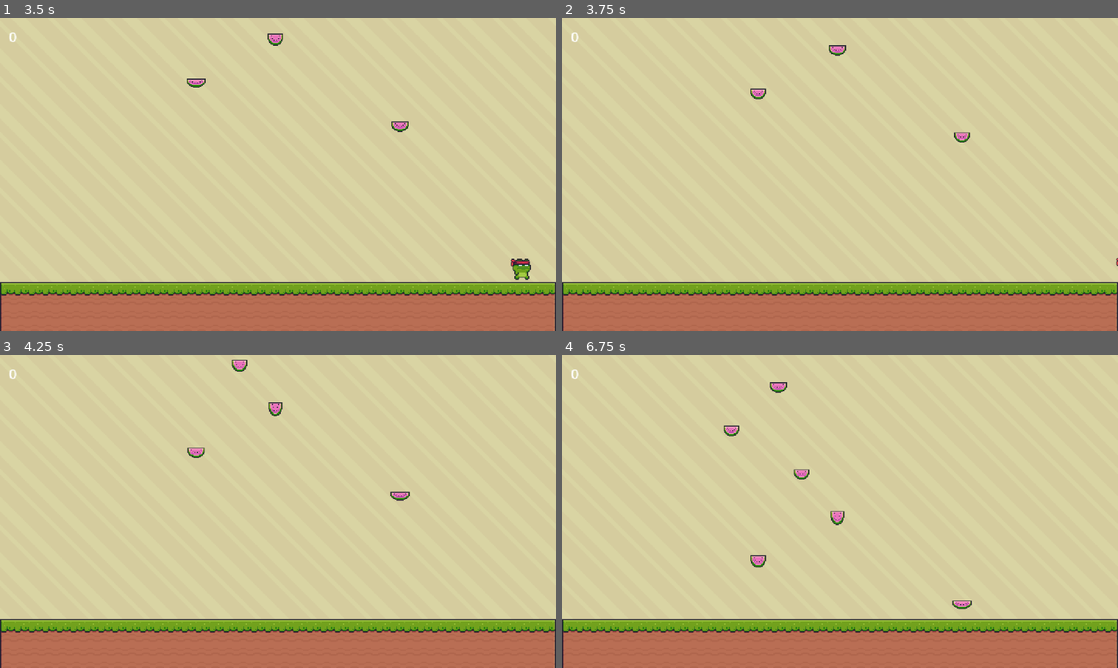
Above: before the commit, frames 1-4 (two rows, left to right).
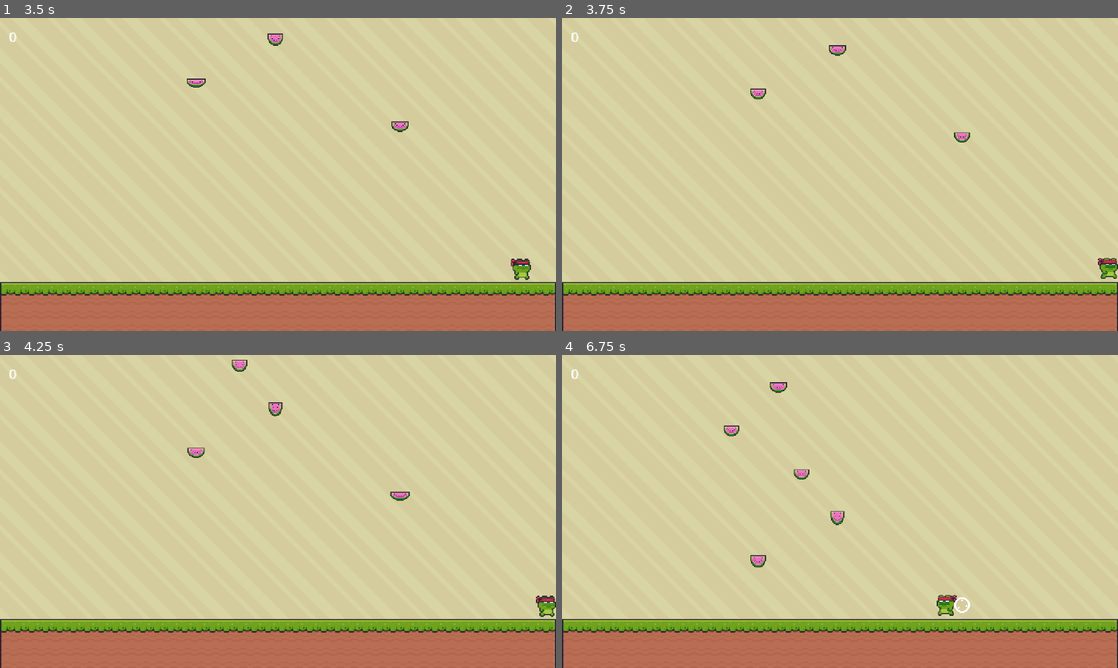
Above: after the commit, the same moments.

Repository: ExyiN/godot-collect-melons
Game: Godot game, scene res://scenes/game.tscn
The game is run twice, just before and just after one commit, with the same random seed, the same clock (stepped at 60 frames per second) and the same inputs.
Inputs:
- Up to frame 1 (3.5 s): hold D (move_right) 0.53-2.03 s; tap Space (jump) at 0.77, 1.52, 3.02 s; hold A (move_left) 2.03-2.78 s; hold D (move_right) from 2.78 s (still down)
- Up to frame 2 (3.75 s): keep holding D (move_right)
- Up to frame 3 (4.25 s): keep holding D (move_right); tap Space (jump) at 3.77 s
- Up to frame 4 (6.75 s): release D (move_right) at 4.28 s; hold A (move_left) 4.28-5.03 s; tap Space (jump) at 4.52, 6.02 s; hold D (move_right) 5.03-5.78 s; hold A (move_left) from 5.78 s (still down)

Frame 1 is identical in both runs. In frame 2, 0.2% of the frame differs, in the area x 96-100%, y 76-84%; in frame 3, 0.2%; in frame 4, 0.3%, in the area x 67-74%, y 76-84%.

Commit message:
Added left and right walls

Diff:
--- a/scenes/game.tscn
+++ b/scenes/game.tscn
@@ -1,10 +1,11 @@
-[gd_scene load_steps=12 format=4 uid="uid://dnd1fh3npsxg3"]
+[gd_scene load_steps=13 format=4 uid="uid://dnd1fh3npsxg3"]
 
 [ext_resource type="Script" uid="uid://b5obmj5oe5y64" path="res://scripts/game.gd" id="1_lnu2h"]
 [ext_resource type="Texture2D" uid="uid://bj0fn7ybmox4j" path="res://assets/tiles/Terrain (16x16).png" id="1_uwrxv"]
 [ext_resource type="PackedScene" uid="uid://bb01obgrqqigx" path="res://scenes/melon.tscn" id="2_iywne"]
 [ext_resource type="Texture2D" uid="uid://ompem827pjoq" path="res://assets/backgrounds/Yellow.png" id="2_lbhrr"]
 [ext_resource type="PackedScene" uid="uid://c5llwofr8lxss" path="res://scenes/player.tscn" id="2_yqjtg"]
+[ext_resource type="PackedScene" uid="uid://rhs1g7m47gt1" path="res://scenes/wall.tscn" id="5_u5sy4"]
 [ext_resource type="PackedScene" uid="uid://dtpvdfygtgegh" path="res://scenes/hud.tscn" id="6_p57ef"]
 
 [sub_resource type="TileSetAtlasSource" id="TileSetAtlasSource_iywne"]
@@ -217,6 +218,12 @@
 tile_map_data = PackedByteArray("AAAnABYAAAAIAAEAAAAnABUAAAAIAAEAAAAnABQAAAAIAAEAAAAnABMAAAAIAAAAAAAmABYAAAAHAAEAAAAmAB …(2480 unchanged characters)…
 tile_set = SubResource("TileSet_lnu2h")
 
+[node name="WallLeft" parent="." instance=ExtResource("5_u5sy4")]
+position = Vector2(-10, 180)
+
+[node name="WallRight" parent="." instance=ExtResource("5_u5sy4")]
+position = Vector2(650, 180)
+
 [node name="Player" parent="." instance=ExtResource("2_yqjtg")]
 position = Vector2(320, 285)
 
--- /dev/null
+++ b/scenes/wall.tscn
@@ -0,0 +1,9 @@
+[gd_scene load_steps=2 format=3 uid="uid://rhs1g7m47gt1"]
+
+[sub_resource type="RectangleShape2D" id="RectangleShape2D_uvhfp"]
+size = Vector2(20, 360)
+
+[node name="Wall" type="StaticBody2D"]
+
+[node name="CollisionShape2D" type="CollisionShape2D" parent="."]
+shape = SubResource("RectangleShape2D_uvhfp")
